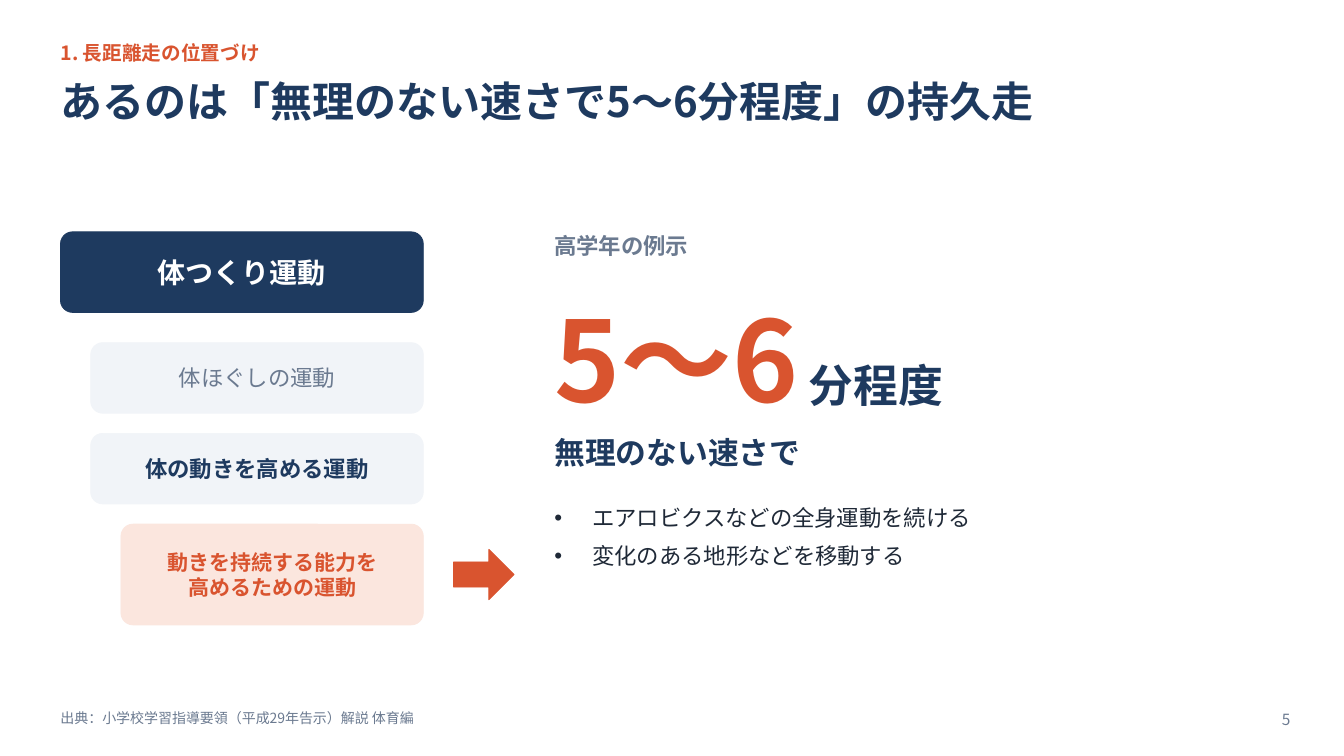
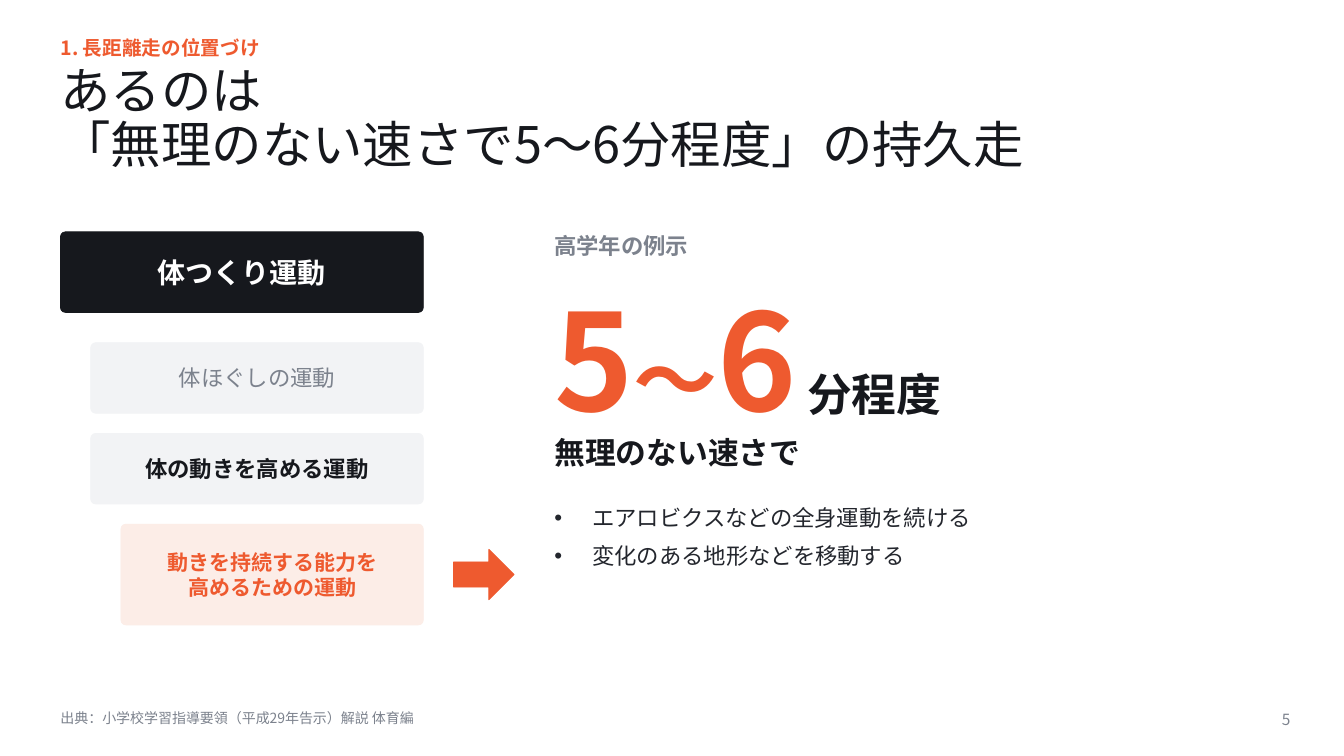
Before and after one commit to yokotaka21-cmyk/slide-longrun, a slide deck: slide 5 of マラソン大会に向けて_講義スライド.pptx. Drawn at 1344x756 pixels with LibreOffice and Linux fonts; fonts in the diff are those of the drawing. Boxes give left, top, right and bottom in pixels: in the first picture for what was removed or moved away, otherwise in the second. Text is boxed around its words. In the diff, an @@ line names an element or a change of style, - is before the commit and + after.

```diff
--- a/マラソン大会に向けて_講義スライド.pptx
+++ b/マラソン大会に向けて_講義スライド.pptx
@@ text "1. 長距離走の位置づけ" at bbox=[60, 38, 260, 57]: text colour #D9542F to #EE5A2F @@
@@ title at bbox=[60, 69, 1023, 168]: text changed; size 30 to 36 pt; text colour #1E3A5F to #16181D; bold off @@
-あるのは「無理のない速さで5〜6分程度」の持久走
+あるのは
+「無理のない速さで5〜6分程度」の持久走
@@ rounded rectangle at bbox=[60, 232, 423, 313]: fill #1E3A5F to #16181D; outline #1E3A5F 0.5 pt to #16181D 0.5 pt; proportions changed @@
@@ text "5〜6 分程度" at bbox=[554, 309, 941, 445]: size 80 to 96 pt, size 80 to 60 pt, text colour #D9542F to #EE5A2F in "5〜6"; text colour #1E3A5F to #16181D in "分程度" @@
@@ rounded rectangle at bbox=[91, 343, 423, 413]: fill #F1F4F8 to #F2F3F5; outline #F1F4F8 0.5 pt to #F2F3F5 0.5 pt; proportions changed @@
@@ text "体の動きを高める運動" at bbox=[145, 458, 368, 479]: text colour #1E3A5F to #16181D @@
@@ rounded rectangle at bbox=[91, 434, 423, 504]: fill #F1F4F8 to #F2F3F5; outline #F1F4F8 0.5 pt to #F2F3F5 0.5 pt; proportions changed @@
@@ text "無理のない速さで" at bbox=[554, 438, 800, 467]: text colour #1E3A5F to #16181D @@
@@ text "動きを持続する能力を" at bbox=[167, 552, 377, 597]: text colour #D9542F to #EE5A2F @@
@@ rounded rectangle at bbox=[121, 524, 423, 625]: fill #FBE6DE to #FCEDE7; outline #FBE6DE 0.5 pt to #FCEDE7 0.5 pt; proportions changed @@
@@ right arrow at bbox=[454, 549, 514, 600]: fill #D9542F to #EE5A2F; outline #D9542F 0.5 pt to #EE5A2F 0.5 pt @@
@@ text colour #6B7A90 to #7C828D in 4 elements at bbox=[179, 367, 335, 388], bbox=[554, 235, 688, 256], bbox=[60, 711, 414, 724], bbox=[1282, 714, 1291, 725] @@
```
Also in this commit, not shown: 31 other slides changed, 3 other files.
